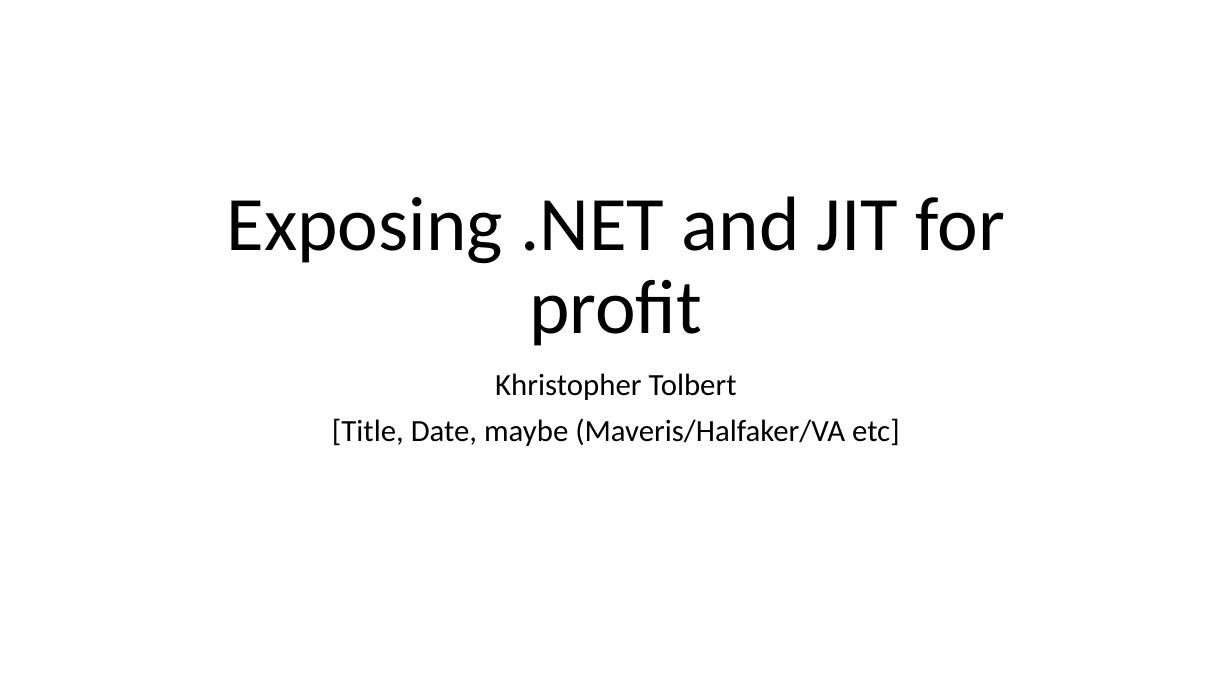
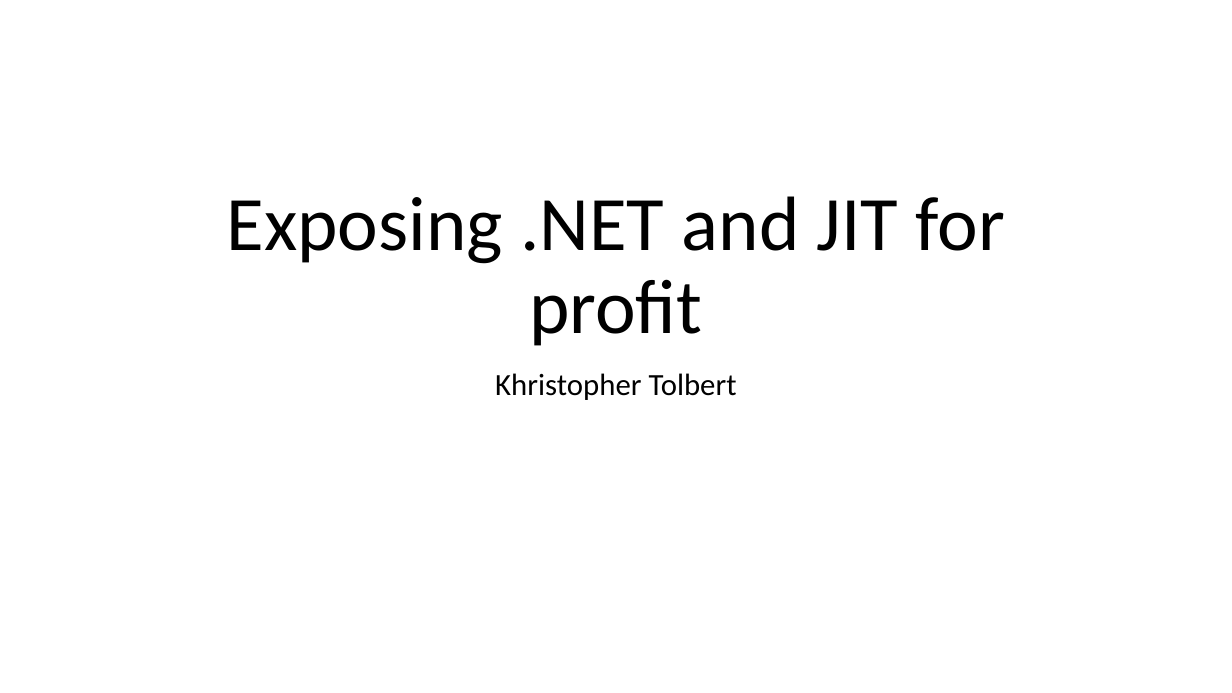
Before and after one commit to khr0x40sh/talks, a slide deck: slide 1 of FredSec/2020/05 FEB/Exposing C# .NET and JIT Hooking for profit - Copy.pptx. Drawn at 1232x693 pixels with LibreOffice and Linux fonts; fonts in the diff are those of the drawing. Boxes give left, top, right and bottom in pixels: in the first picture for what was removed or moved away, otherwise in the second. Text is boxed around its words. In the diff, an @@ line names an element or a change of style, - is before the commit and + after.

```diff
--- a/FredSec/2020/05 FEB/Exposing C# .NET and JIT Hooking for profit - Copy.pptx
+++ b/FredSec/2020/05 FEB/Exposing C# .NET and JIT Hooking for profit - Copy.pptx
@@ subtitle at [332,418,900,446]: paragraph removed @@
-[Title, Date, maybe (Maveris/Halfaker/VA etc]
```
Also in this commit, not shown: 2 other slides changed.
